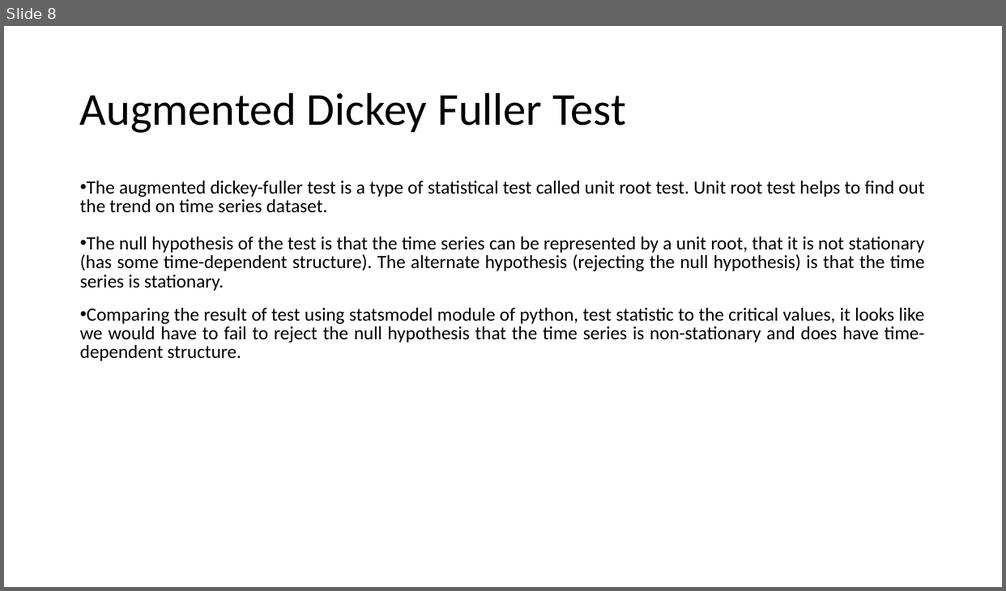
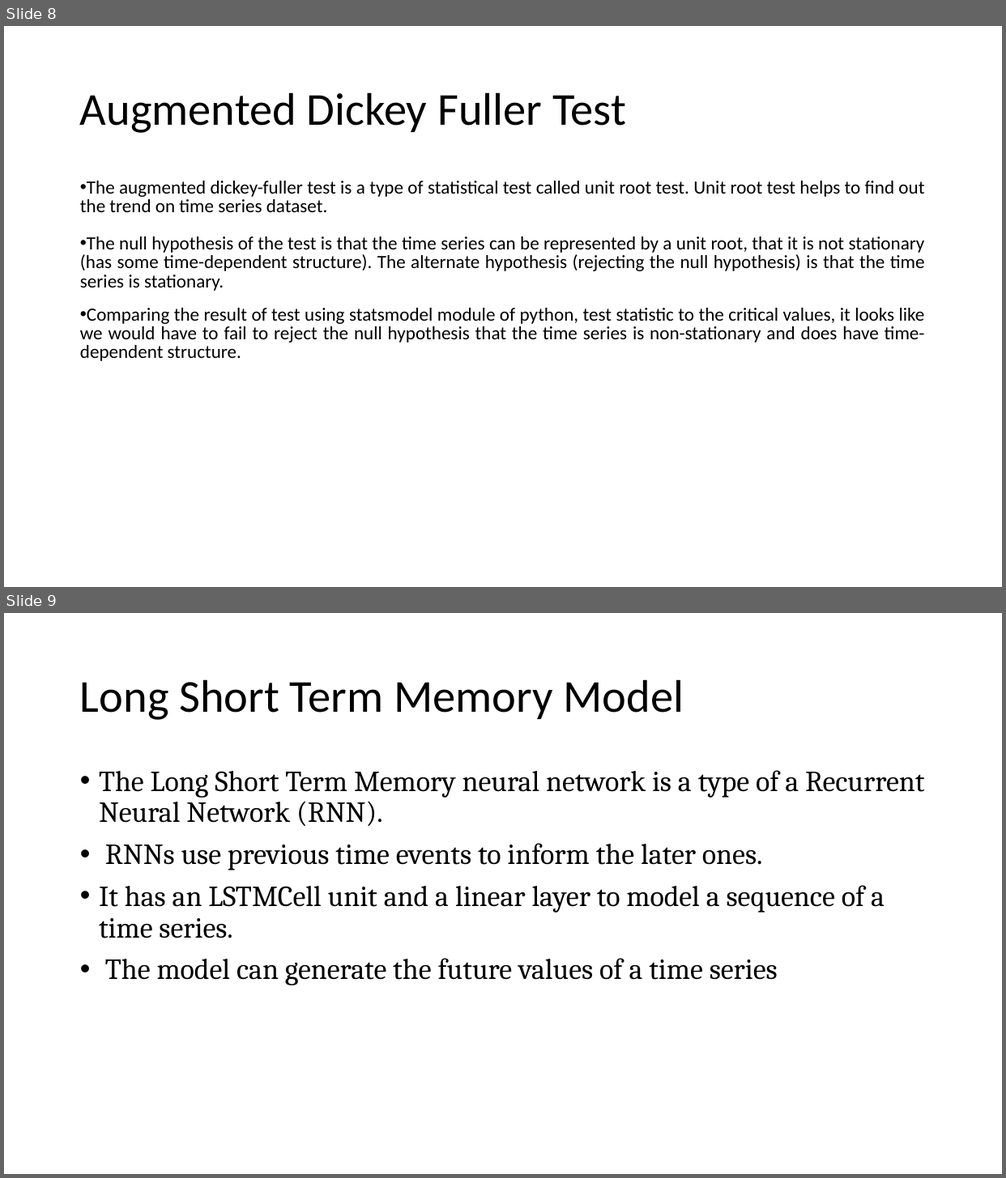
Before and after one commit to Rameshaayan/Springboard-Data-Science-Career-Track, a slide deck: Second_Capstone_Project/COVID-19 Predictions using deep learning techniques.pptx. Shown one above the other, each under a label of ours: slide 8 before the commit, slides 8 and 9 after it. The pictures are 1006x591 and 1006x1178 pixels, drawn with LibreOffice and Linux fonts; fonts in the diff are those of the drawing. Boxes give left, top, right and bottom in pixels: in the first picture for what was removed or moved away, otherwise in the second. Text is boxed around its words. In the diff, an @@ line names an element or a change of style, - is before the commit and + after.

```diff
--- a/Second_Capstone_Project/COVID-19 Predictions using deep learning techniques.pptx
+++ b/Second_Capstone_Project/COVID-19 Predictions using deep learning techniques.pptx
@@ slide 9 added at (x1=4, y1=613, x2=1002, y2=1174), background #FFFFFF @@
@@ title added at (x1=80, y1=679, x2=684, y2=720), 44 pt, text #000000 @@
+Long Short Term Memory Model
@@ text added at (x1=99, y1=770, x2=924, y2=986), 28 pt, text #000000 @@
+• The Long Short Term Memory neural network is a type of a Recurrent Neural Network (RNN).
+• RNNs use previous time events to inform the later ones.
+• It has an LSTMCell unit and a linear layer to model a sequence of a time series.
+• The model can generate the future values of a time series
```
Also in this commit, not shown: 2 other slides added.
